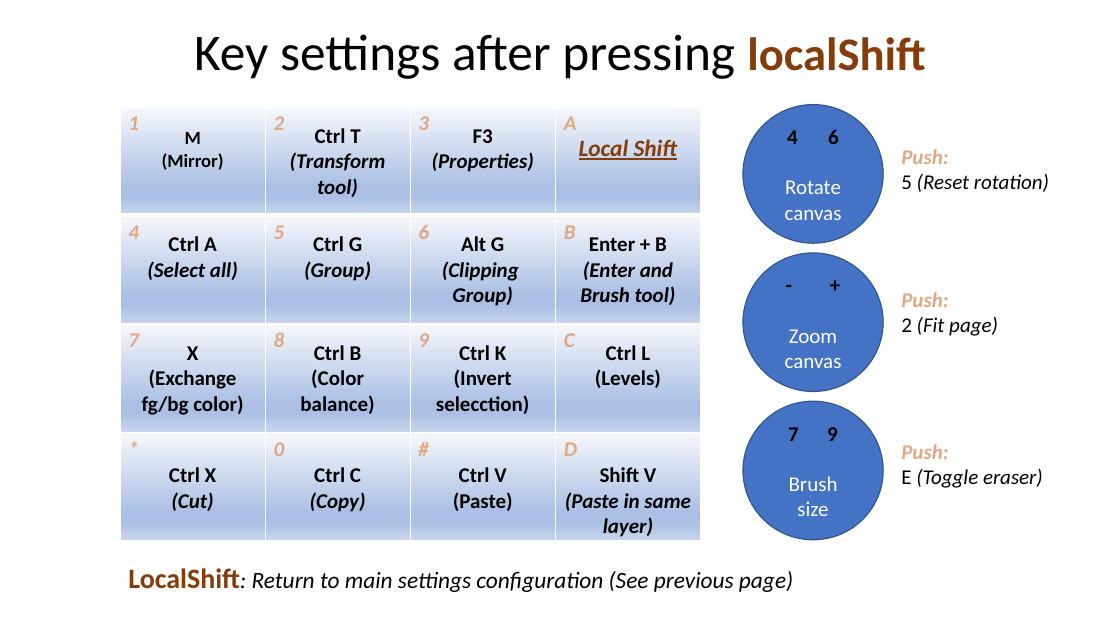
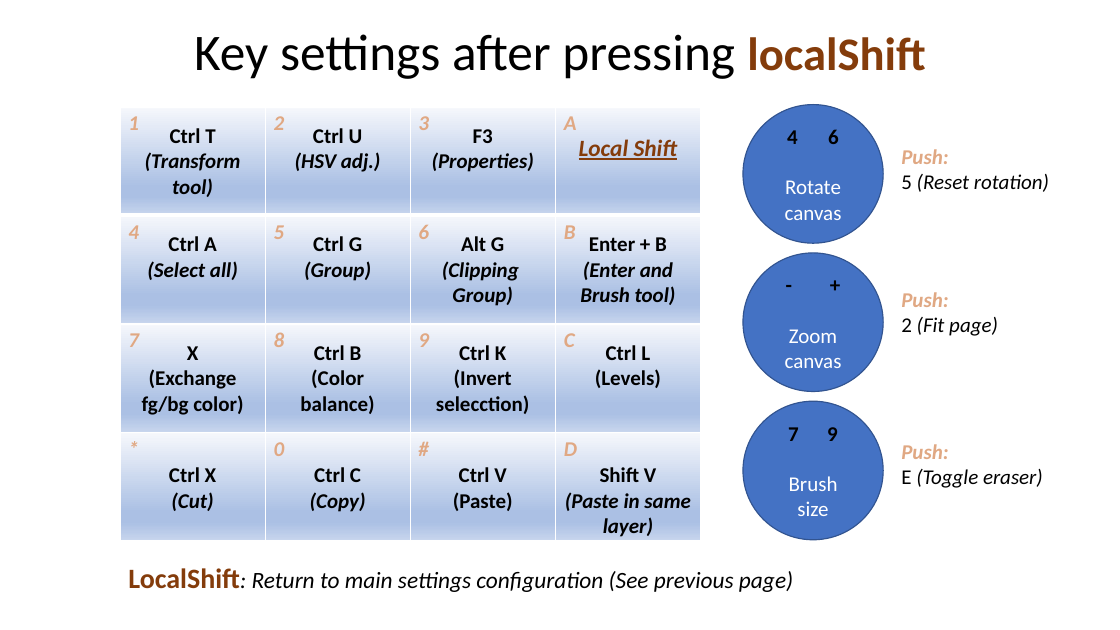
Before and after one commit to Alonsog2/InputDeviceForDrawingTablet, a slide deck: slide 3 of DOC/Esquema.pptx. Drawn at 1120x630 pixels with LibreOffice and Linux fonts; fonts in the diff are those of the drawing. Boxes give left, top, right and bottom in pixels: in the first picture for what was removed or moved away, otherwise in the second. Text is boxed around its words. In the diff, an @@ line names an element or a change of style, - is before the commit and + after.

```diff
--- a/DOC/Esquema.pptx
+++ b/DOC/Esquema.pptx
@@ table at (x1=120, y1=108, x2=701, y2=568) @@
-row 1, column 1: M / (Mirror)
+row 1, column 1: Ctrl T / (Transform tool)
-row 1, column 2: Ctrl T / (Transform tool)
+row 1, column 2: Ctrl U / (HSV adj.)
```
Also in this commit, not shown: 1 other slide changed, 5 other files.
